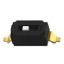
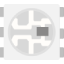
Before/after of a 64px x 64px layered artwork. What changed in the layer stack:
added group "led" with 2 layers above "DIP_switch" over (0, 4, 64, 60)
added layer "Layer 4" (1st of 2, in "led") in group "led" over (0, 4, 64, 60)
hid group "DIP_switch" (2 layers) over (2, 20, 62, 47)
